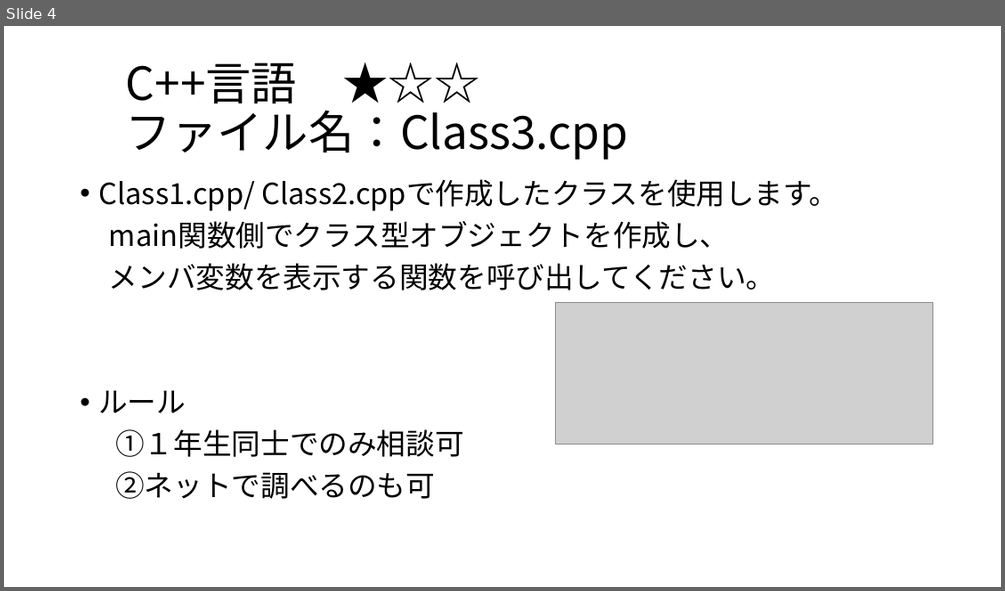
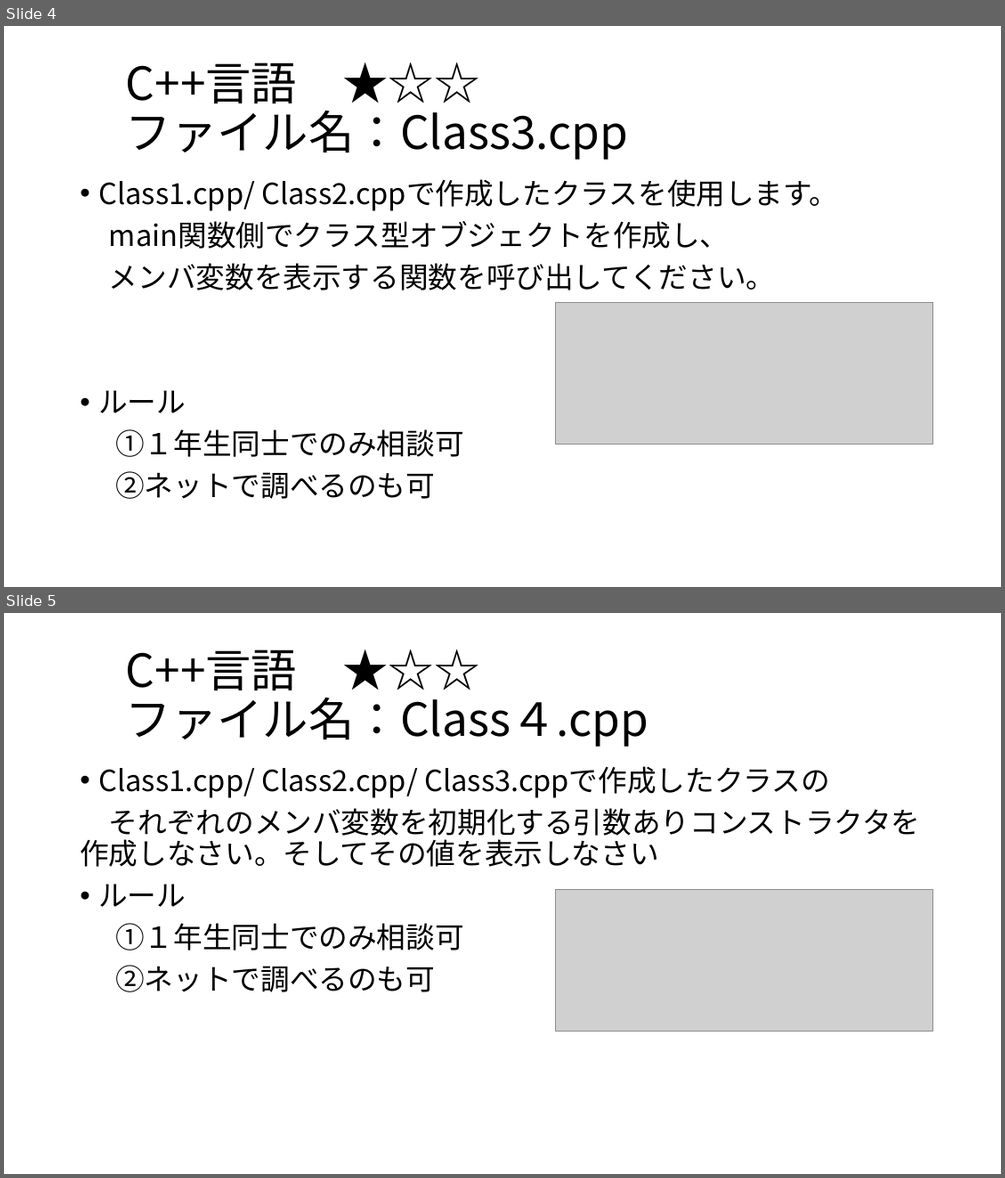
Before and after one commit to SallingProject/Subject, a slide deck: Master/No2.pptx. Shown one above the other, each under a label of ours: slide 4 before the commit, slides 4 and 5 after it. The pictures are 1005x591 and 1005x1178 pixels, drawn with LibreOffice and Linux fonts; fonts in the diff are those of the drawing; grey boxes stand for pictures. Boxes give left, top, right and bottom in pixels: in the first picture for what was removed or moved away, otherwise in the second. Text is boxed around its words. In the diff, an @@ line names an element or a change of style, - is before the commit and + after.

```diff
--- a/Master/No2.pptx
+++ b/Master/No2.pptx
@@ slide 5 added at (x1=4, y1=613, x2=1001, y2=1174), background #FFFFFF @@
@@ title added at (x1=126, y1=649, x2=649, y2=747), 44 pt, text #000000 @@
+C++言語 ★☆☆
+ファイル名：Class４.cpp
@@ text added at (x1=80, y1=766, x2=920, y2=992), 28 pt, text #000000 @@
+• Class1.cpp/ Class2.cpp/ Class3.cppで作成したクラスの
+それぞれのメンバ変数を初期化する引数ありコンストラクタを作成しなさい。そしてその値を表示しなさい
+• ルール
+①１年生同士でのみ相談可
+②ネットで調べるのも可
@@ picture added at (x1=556, y1=889, x2=933, y2=1030) @@
```
Also in this commit, not shown: 6 other slides added, 1 slide removed.
